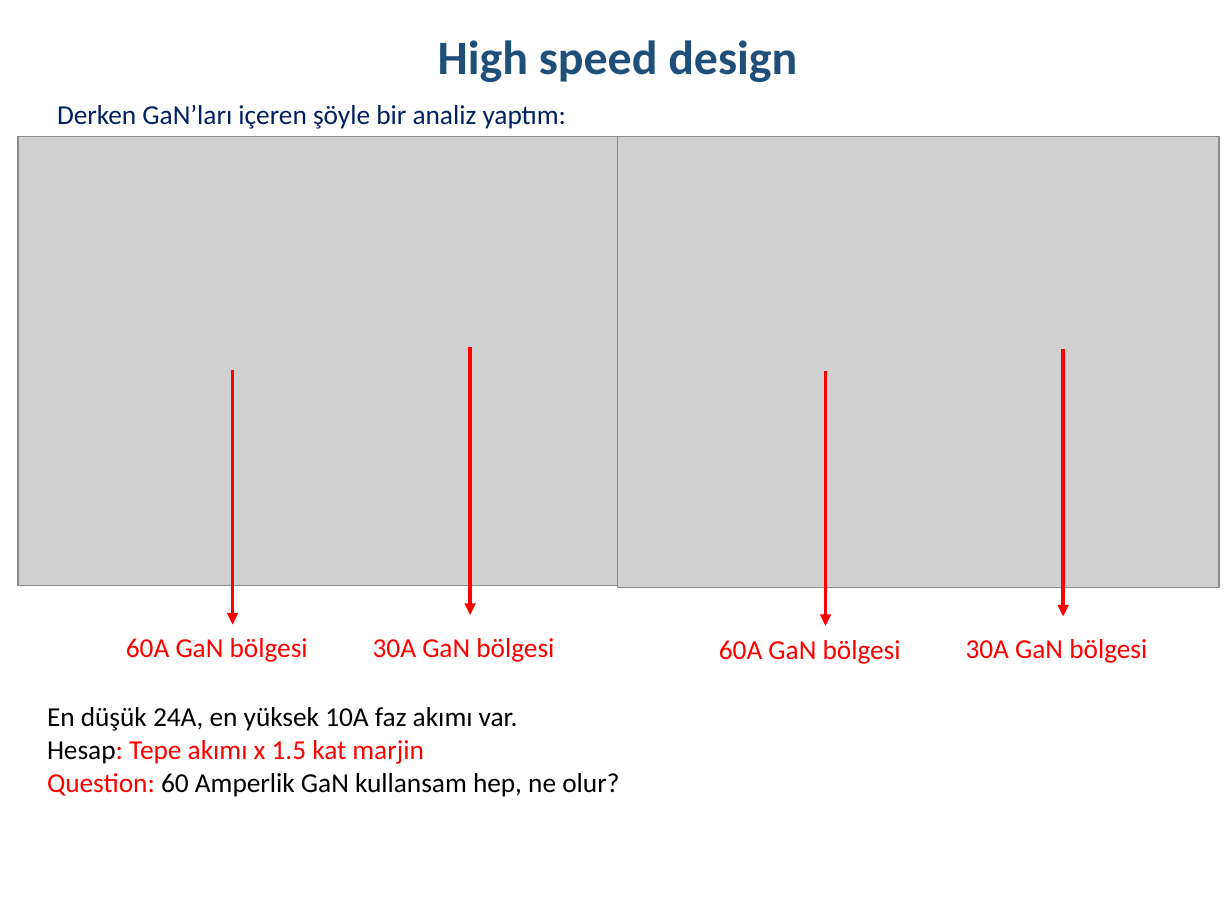
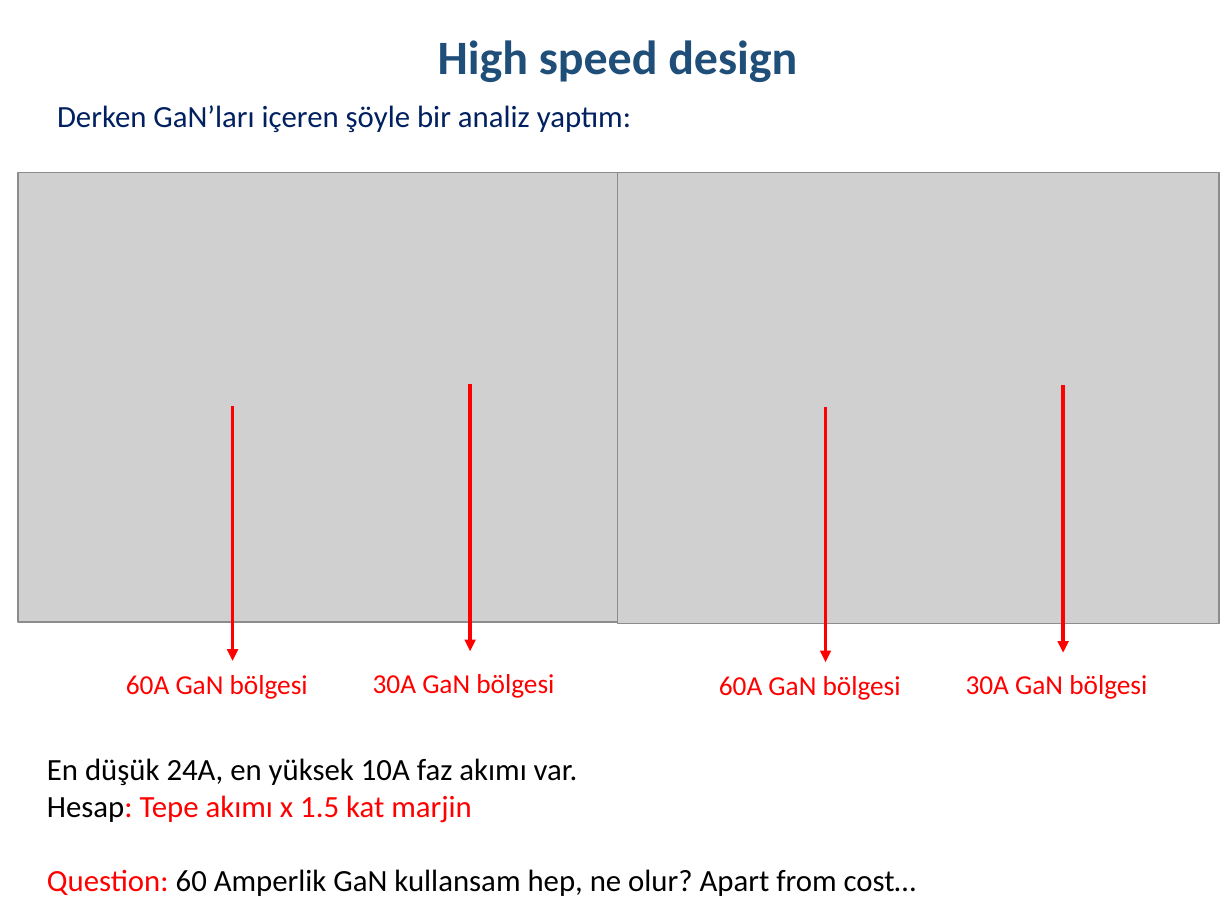
Before and after one commit to hakanpolat/IMMD, a slide deck: slide 32 of Literature/immd_ver2_research.pptx (slide 14 before the commit). Drawn at 1232x924 pixels with LibreOffice and Linux fonts; fonts in the diff are those of the drawing; grey boxes stand for pictures. Boxes give left, top, right and bottom in pixels: in the first picture for what was removed or moved away, otherwise in the second. Text is boxed around its words. In the diff, an @@ line names an element or a change of style, - is before the commit and + after.

```diff
--- a/Literature/immd_ver2_research.pptx
+++ b/Literature/immd_ver2_research.pptx
@@ text "Derken GaN’ları içeren şöyle bir ..." at [57,105,631,132]: size 16 to 18 pt @@
@@ 4 texts, 4 arrows, 2 pictures: place and size @@
-4 texts, 4 arrows, 2 pictures at [18,137,1218,664]
+4 texts, 4 arrows, 2 pictures at [18,172,1218,700]
@@ text "En düşük 24A, en yüksek ...": place and size @@
-text "En düşük 24A, en yüksek ..." at [47,707,619,797]
+text "En düşük 24A, en yüksek ..." at [47,758,916,896]
@@ text at [47,758,578,823]: size 16 to 18 pt in "En düşük 24A, en yüksek 10A faz ...", "Hesap: Tepe akımı x 1.5 kat marjin" @@
@@ text at [47,869,916,896]: text changed; size 16 to 18 pt @@
-Question: 60 Amperlik GaN kullansam hep, ne olur?
+Question: 60 Amperlik GaN kullansam hep, ne olur? Apart from cost…
```
Also in this commit, not shown: 12 other slides changed, 21 slides added, 2 slides removed, 4 other files.
